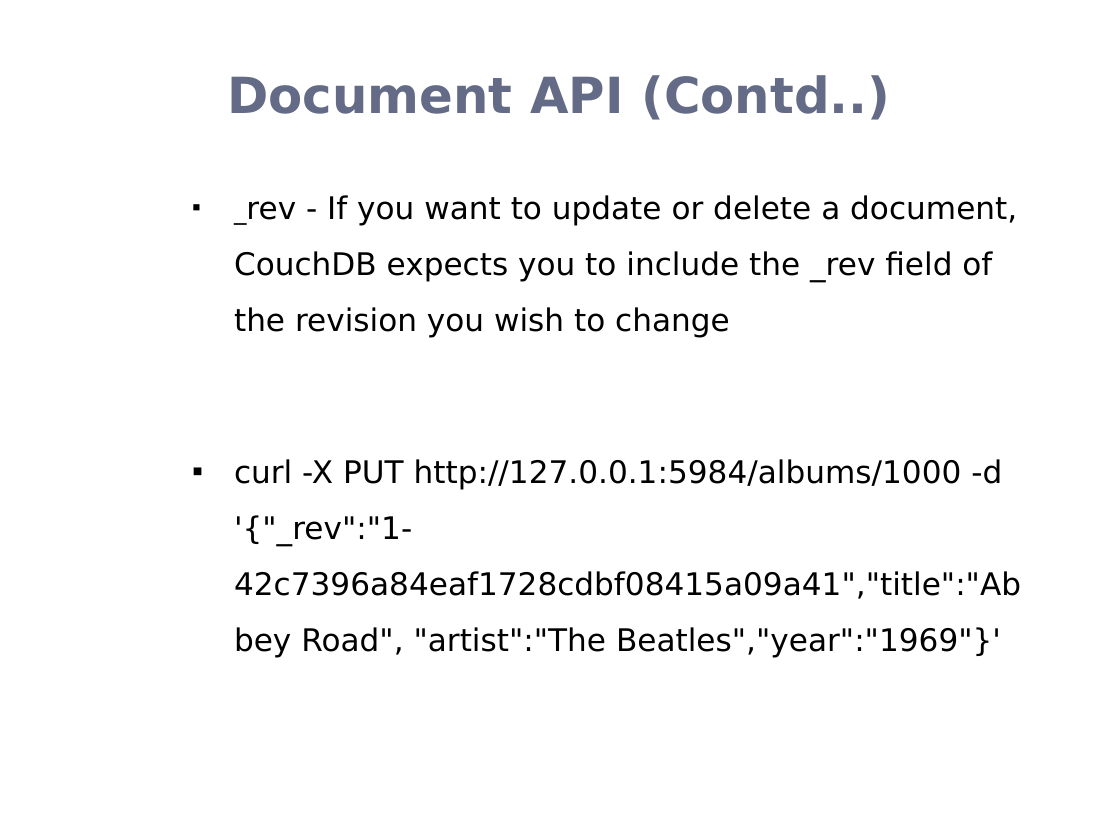
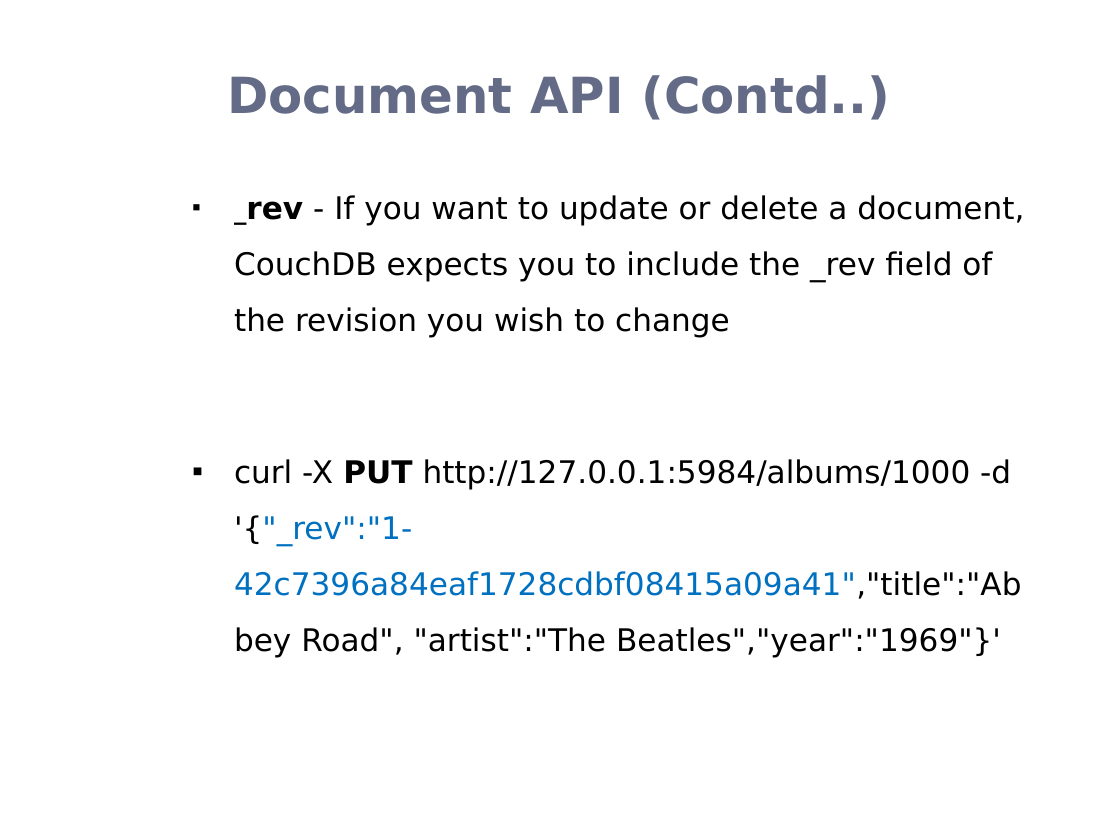
Before and after one commit to rohanz1993/Team_9_Heroku_Shopping_Cart_-_AWS_NoSQL_Service, a slide deck: slide 10 of Donita/CouchDB.pptx. Drawn at 1120x840 pixels with LibreOffice and Linux fonts; fonts in the diff are those of the drawing; background and template pictures are left out. Boxes give left, top, right and bottom in pixels: in the first picture for what was removed or moved away, otherwise in the second. Text is boxed around its words. In the diff, an @@ line names an element or a change of style, - is before the commit and + after.

```diff
--- a/Donita/CouchDB.pptx
+++ b/Donita/CouchDB.pptx
@@ text "_rev - If you want ..." at box(234, 195, 1024, 658): bold on in "_rev", "PUT"; text colour #000000 to #0070C0 in "'{"_rev":"1-42c7396a84eaf1728cdbf08415a09a41","title":"Abbey" @@
```
Also in this commit, not shown: 7 other slides changed, 2 slides added.
